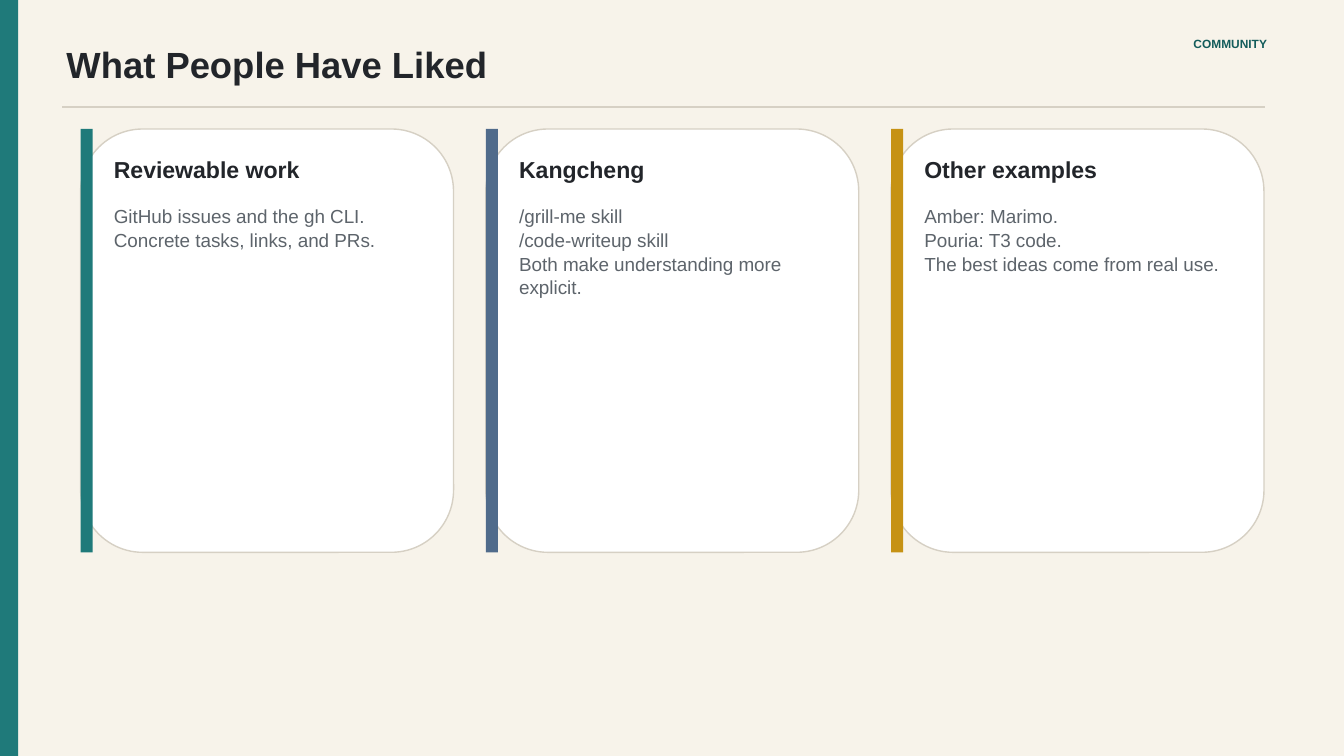
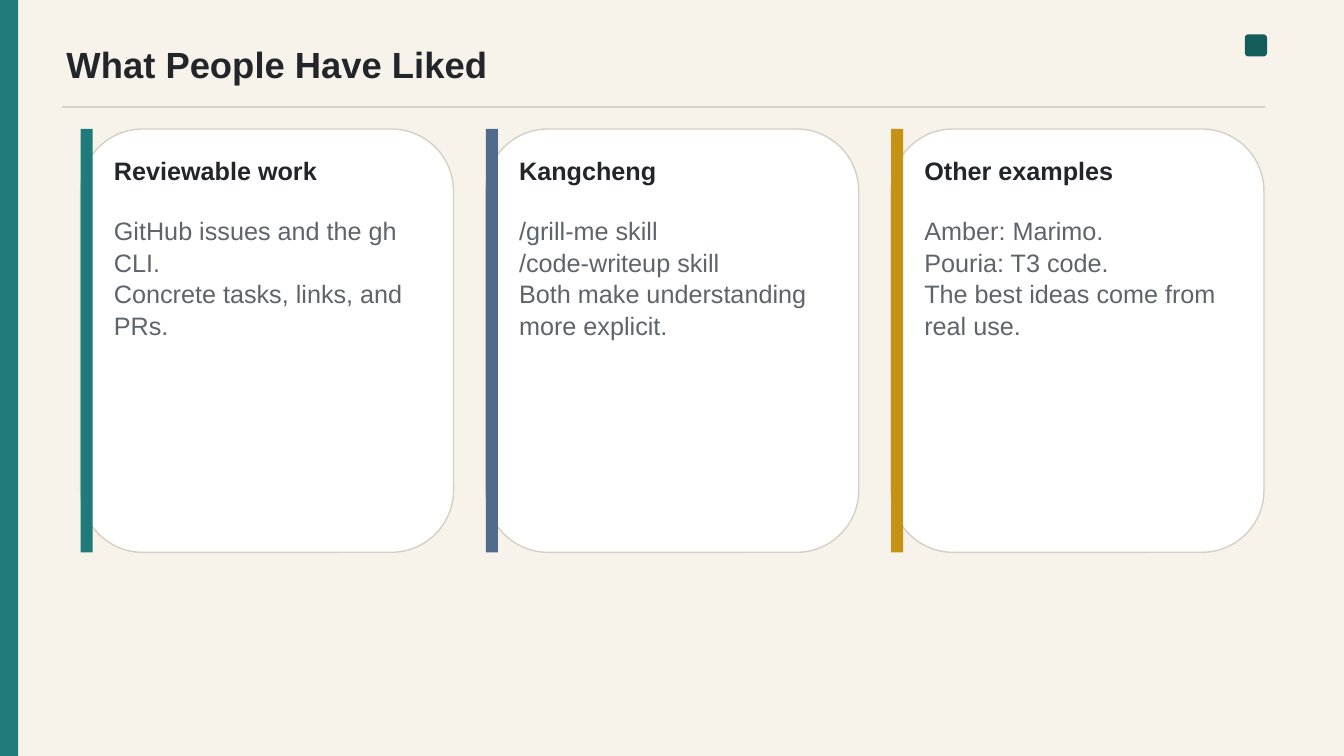
Before and after one commit to oclb/oconnorlab-agent-config, a slide deck: slide 28 of presentations/lab-agent-config-update/lab-agent-config-update.pptx (slide 27 before the commit). Drawn at 1344x756 pixels with LibreOffice and Linux fonts; fonts in the diff are those of the drawing. Boxes give left, top, right and bottom in pixels: in the first picture for what was removed or moved away, otherwise in the second. Text is boxed around its words. In the diff, an @@ line names an element or a change of style, - is before the commit and + after.

```diff
--- a/presentations/lab-agent-config-update/lab-agent-config-update.pptx
+++ b/presentations/lab-agent-config-update/lab-agent-config-update.pptx
@@ text removed at bbox=[1193, 39, 1266, 48] @@
-COMMUNITY
@@ rounded rectangle added at bbox=[1245, 34, 1267, 56], fill #135C5B @@
@@ size 16.5 to 18 pt in 3 elements at bbox=[114, 161, 317, 181], bbox=[519, 161, 656, 186], bbox=[924, 161, 1113, 186] @@
@@ text "GitHub issues and the gh ...": place and size @@
-text "GitHub issues and the gh ..." at bbox=[114, 209, 375, 250]
+text "GitHub issues and the gh ..." at bbox=[114, 221, 402, 335]
@@ text "/grill-me skill": place and size @@
-text "/grill-me skill" at bbox=[519, 209, 782, 298]
+text "/grill-me skill" at bbox=[519, 221, 806, 340]
@@ size 13.5 to 18 pt in 3 elements at bbox=[114, 221, 402, 335], bbox=[519, 221, 806, 340], bbox=[924, 221, 1215, 335] @@
@@ text "Amber: Marimo.": place and size @@
-text "Amber: Marimo." at bbox=[924, 209, 1219, 271]
+text "Amber: Marimo." at bbox=[924, 221, 1215, 335]
```
Also in this commit, not shown: 28 other slides changed, 1 slide added, 22 other files.
